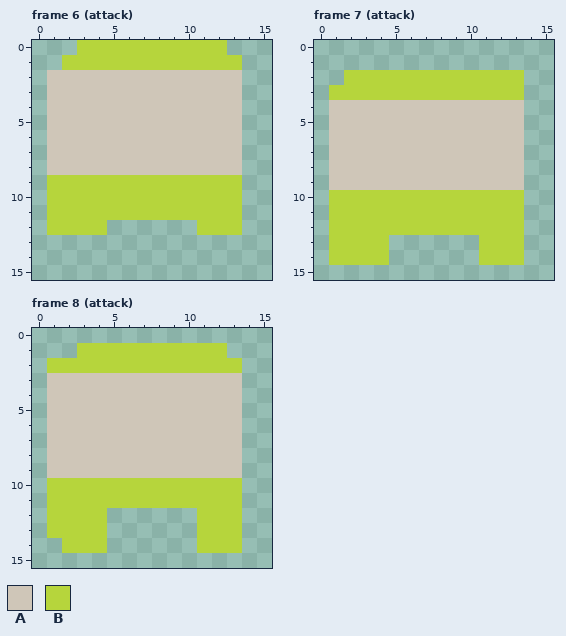
A pixel-art file gets an edit: asset_src/graphics/characters/player/spells/jimmy/jimmy_3.ase. The picture above is the old version.
16x16 pixels, 8 frames. Shown: frame 6 (attack), frame 7 (attack), frame 8 (attack). The commit also changed other frames, which this record leaves out.
Palette (. is transparent): A #cfc6b8  B #b6d53c
Pixels before, frame 6 (attack), first column x 1:
 0 ..BBBBBBBBBB.
 1 .BBBBBBBBBBBB
 2 AAAAAAAAAAAAA
 3 AAAAAAAAAAAAA
 4 AAAAAAAAAAAAA
 5 AAAAAAAAAAAAA
 6 AAAAAAAAAAAAA
 7 AAAAAAAAAAAAA
 8 AAAAAAAAAAAAA
 9 BBBBBBBBBBBBB
10 BBBBBBBBBBBBB
11 BBBBBBBBBBBBB
12 BBBB......BBB
Pixels before, frame 7 (attack), first column x 1:
 2 .BBBBBBBBBBBB
 3 BBBBBBBBBBBBB
 4 AAAAAAAAAAAAA
 5 AAAAAAAAAAAAA
 6 AAAAAAAAAAAAA
 7 AAAAAAAAAAAAA
 8 AAAAAAAAAAAAA
 9 AAAAAAAAAAAAA
10 BBBBBBBBBBBBB
11 BBBBBBBBBBBBB
12 BBBBBBBBBBBBB
13 BBBB......BBB
14 BBBB......BBB
Pixels before, frame 8 (attack), first column x 1:
 1 ..BBBBBBBBBB.
 2 BBBBBBBBBBBBB
 3 AAAAAAAAAAAAA
 4 AAAAAAAAAAAAA
 5 AAAAAAAAAAAAA
 6 AAAAAAAAAAAAA
 7 AAAAAAAAAAAAA
 8 AAAAAAAAAAAAA
 9 AAAAAAAAAAAAA
10 BBBBBBBBBBBBB
11 BBBBBBBBBBBBB
12 BBBB......BBB
13 BBBB......BBB
14 .BBB......BBB
Now the later version:
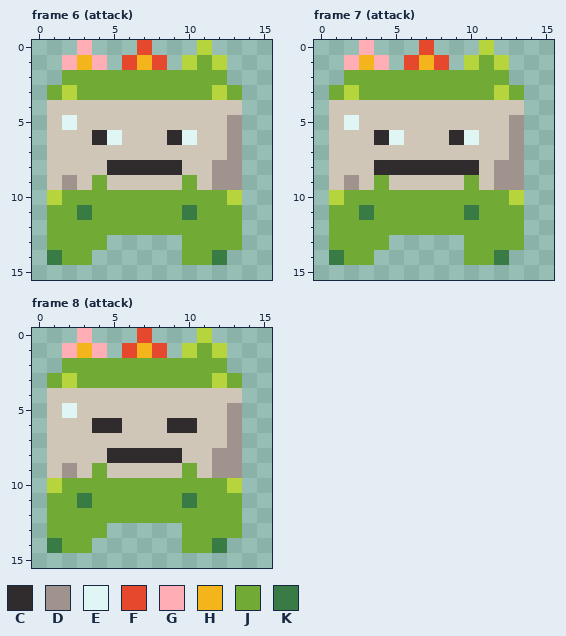
Colours new in this view: C #302c2e  D #a0938e  E #dff6f5  F #e6482e  G #ffaeb6  H #f4b41b  J #71aa34  K #397b44
Edits made:
Changed rows in their new state; - is an unchanged pixel.
Frame 6 (attack):
first column x 1:
 0 --G...F...-.-
 1 -GHG.FHF.-J-.
 2 .JJJJJJJJJJJ.
 3 JBJJJJJJJJJBJ
 5 -E----------D
 6 ---CE---CE--D
 7 ------------D
 8 ----CCCCC--DD
 9 ADAJAAAAAJADD
10 -JJJJJJJJJJJ-
11 JJKJJJJJJKJJJ
12 JJJJJJJJJJJJJ
13 JJJJ-----JJJJ
14 KJJ------JJK-
Frame 7 (attack):
first column x 1:
 0 --G---F---B--
 1 -GHG-FHF-BJB-
 2 -JJJJJJJJJJJ.
 3 J-JJJJJJJJJ-J
 5 -E----------D
 6 ---CE---CE--D
 7 ------------D
 8 ---CCCCCCC-DD
 9 -D-J-----J-DD
10 -JJJJJJJJJJJ-
11 JJKJJJJJJKJJJ
12 JJJJJJJJJJJJJ
13 JJJJ-----JJJJ
14 KJJ.-----JJK.
Frame 8 (attack):
first column x 1:
 0 --G---F---B--
 1 -GHG.FHF.-J--
 2 .JJJJJJJJJJJ.
 3 JBJJJJJJJJJBJ
 5 -E----------D
 6 ---CC---CC--D
 7 ------------D
 8 ----CCCCC--DD
 9 -D-J-----J-DD
10 -JJJJJJJJJJJ-
11 JJKJJJJJJKJJJ
12 JJJJJJJJJJJJJ
13 JJJJ-----JJJJ
14 KJJ.-----JJK.
Changed places in both pictures, as pixel boxes (x1, y1, x2, y2):
changed: (47, 40, 242, 265)
changed: (329, 40, 524, 265)
changed: (47, 328, 242, 553)
